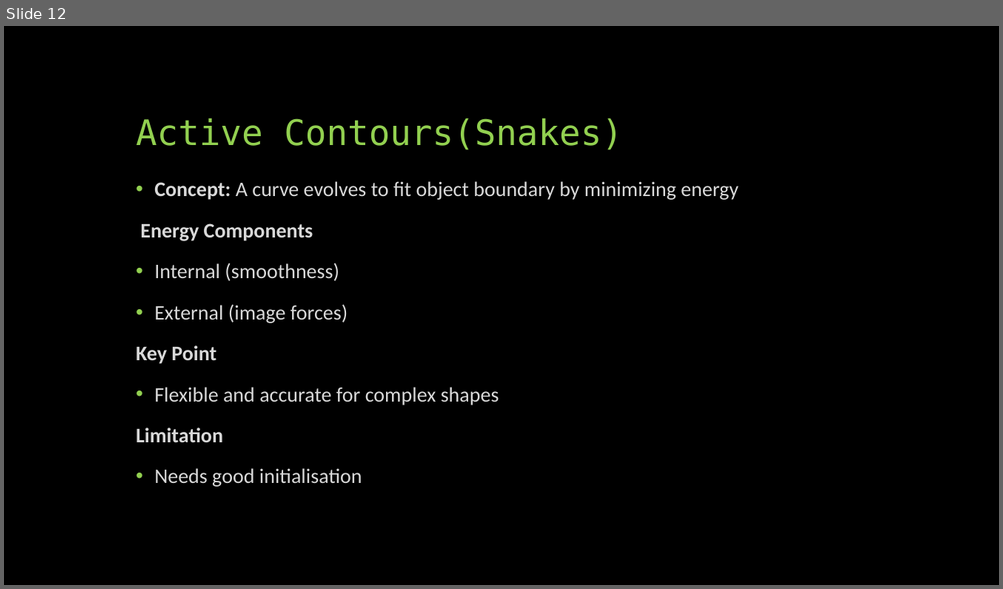
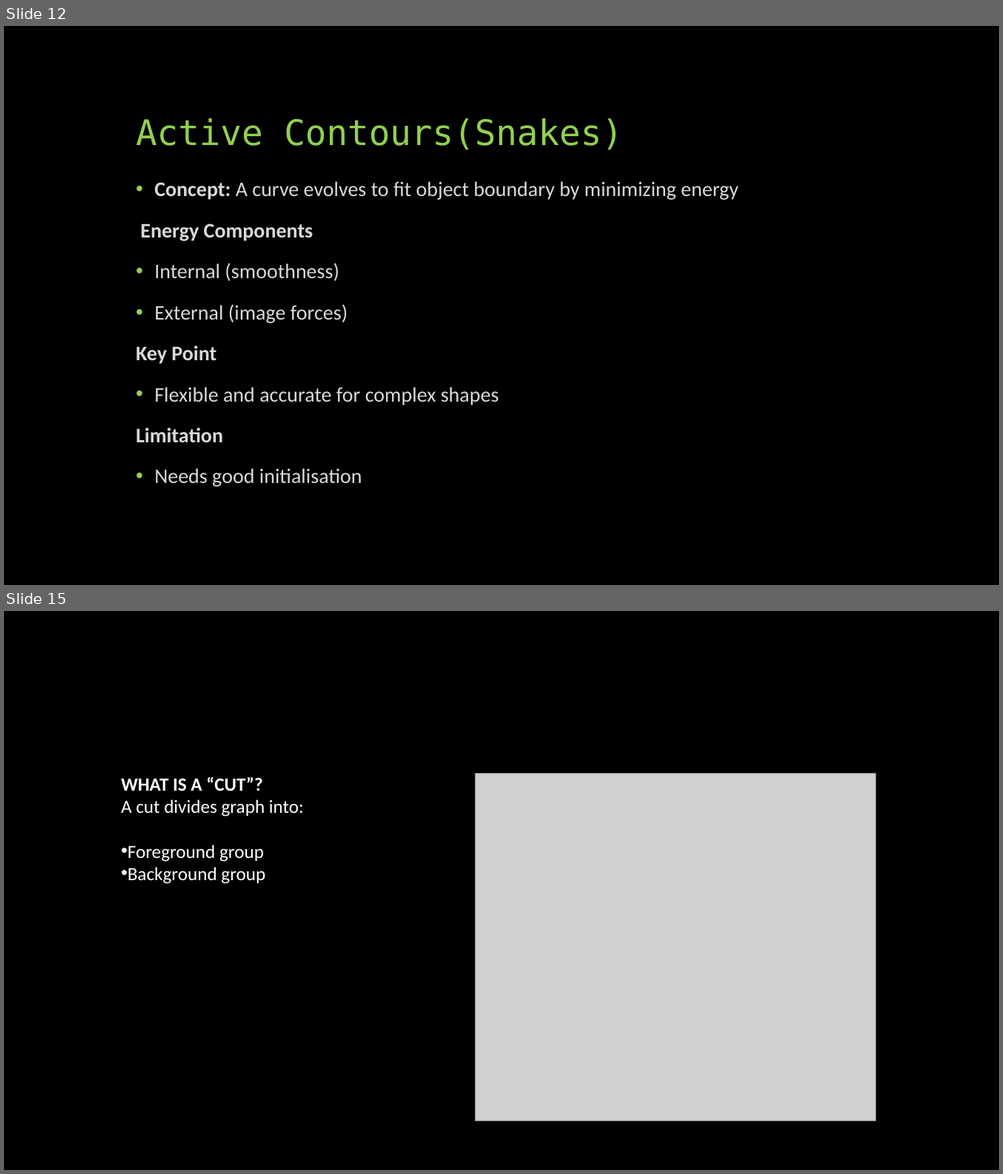
Before and after one commit to SreejithRajan-Lab/Computer-Vision, a slide deck: Presentations/Computer Vision – Module 4 .pptx. Shown one above the other, each under a label of ours: slide 12 before the commit, slides 12 and 15 after it; the slides between them are not shown. The pictures are 1003x589 and 1003x1174 pixels, drawn with LibreOffice and Linux fonts; fonts in the diff are those of the drawing; grey boxes stand for pictures. Boxes give left, top, right and bottom in pixels: in the first picture for what was removed or moved away, otherwise in the second. Text is boxed around its words. In the diff, an @@ line names an element or a change of style, - is before the commit and + after.

```diff
--- a/Presentations/Computer Vision – Module 4 .pptx
+++ b/Presentations/Computer Vision – Module 4 .pptx
@@ slide 15 added at [4, 611, 999, 1170], background #000000 @@
@@ text added at [121, 777, 304, 884], 18 pt, text #FFFFFF @@
+WHAT IS A “CUT”?
+A cut divides graph into:
+• Foreground group
+• Background group
@@ picture added at [475, 774, 876, 1122] @@
```
Also in this commit, not shown: 19 other slides added, 2 other files.
